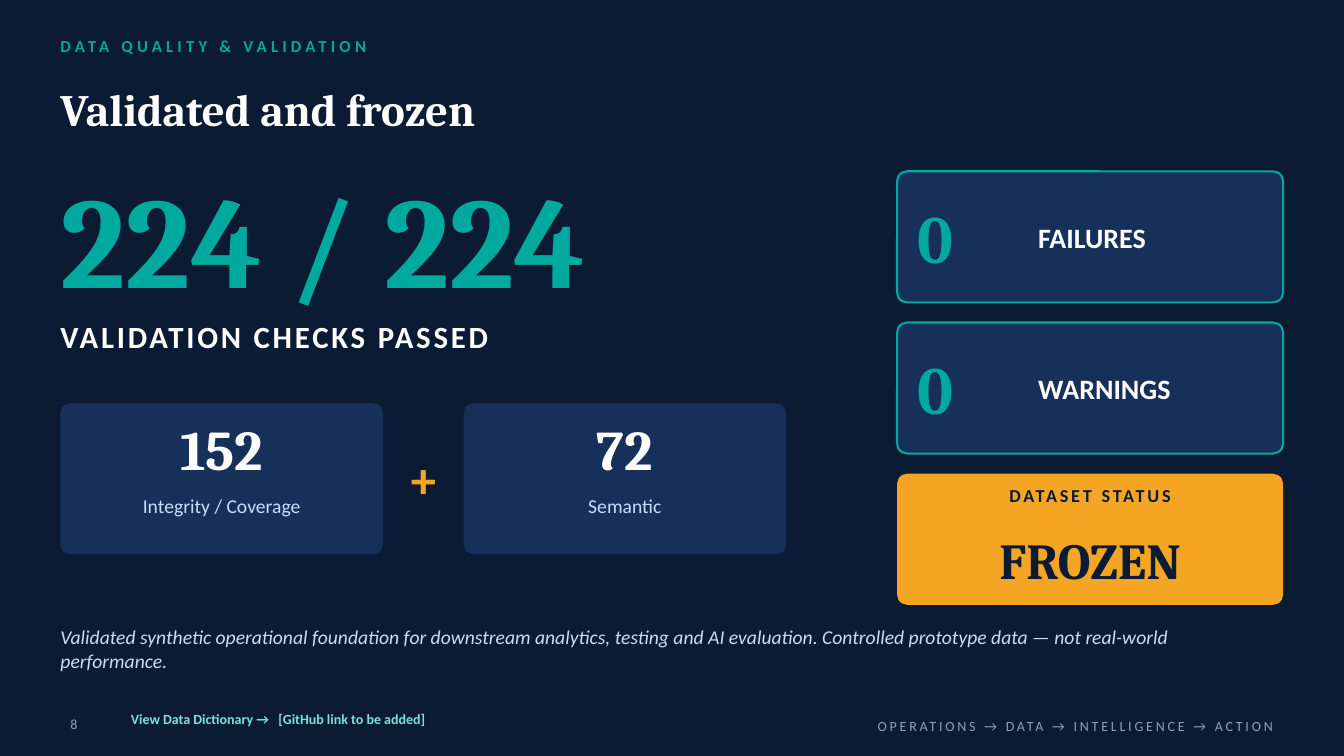
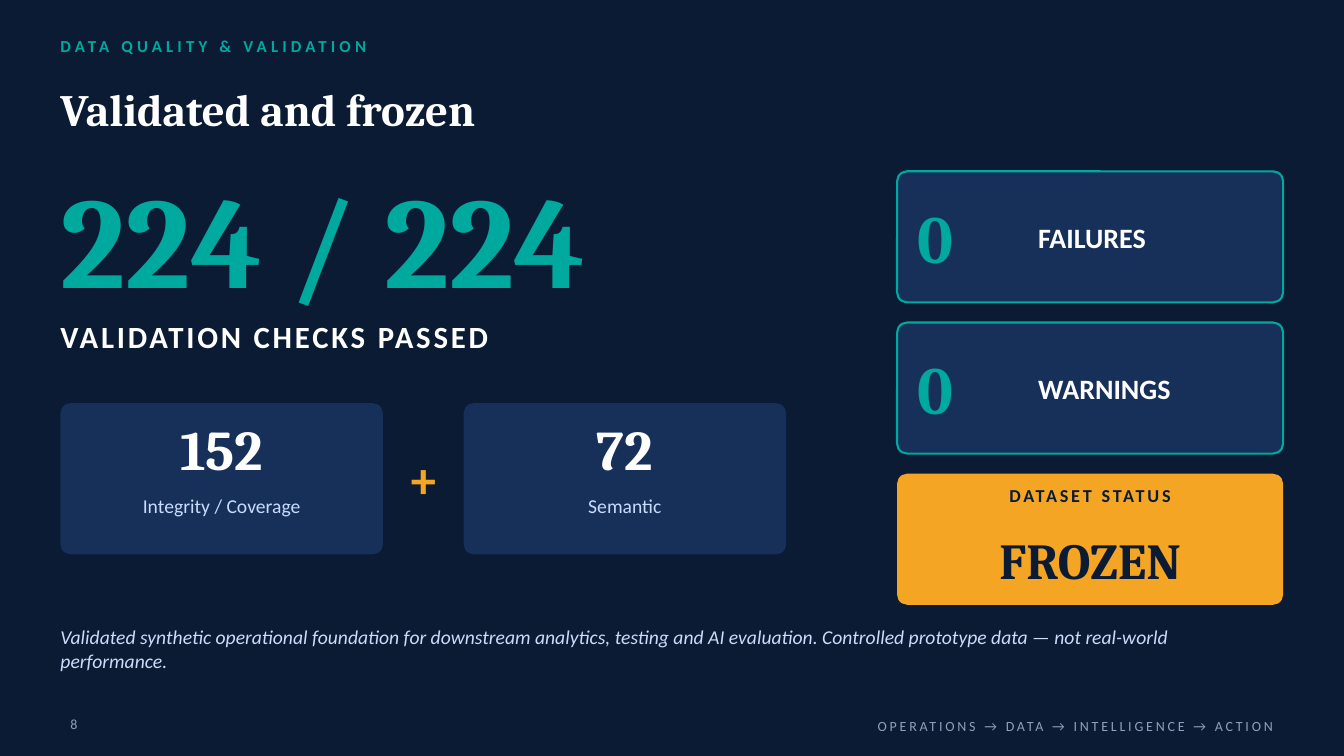
Before and after one commit to hema-madhuri-mamidi/MacroOps-AI, a slide deck: slide 8 of docs/presentations/MacroOps_AI_Milestone2_Review_Final.pptx. Drawn at 1344x756 pixels with LibreOffice and Linux fonts; fonts in the diff are those of the drawing. Boxes give left, top, right and bottom in pixels: in the first picture for what was removed or moved away, otherwise in the second. Text is boxed around its words. In the diff, an @@ line names an element or a change of style, - is before the commit and + after.

```diff
--- a/docs/presentations/MacroOps_AI_Milestone2_Review_Final.pptx
+++ b/docs/presentations/MacroOps_AI_Milestone2_Review_Final.pptx
@@ text removed at [131, 713, 425, 726] @@
-View Data Dictionary → [GitHub link to be added]
```
Also in this commit, not shown: 9 other slides changed.
